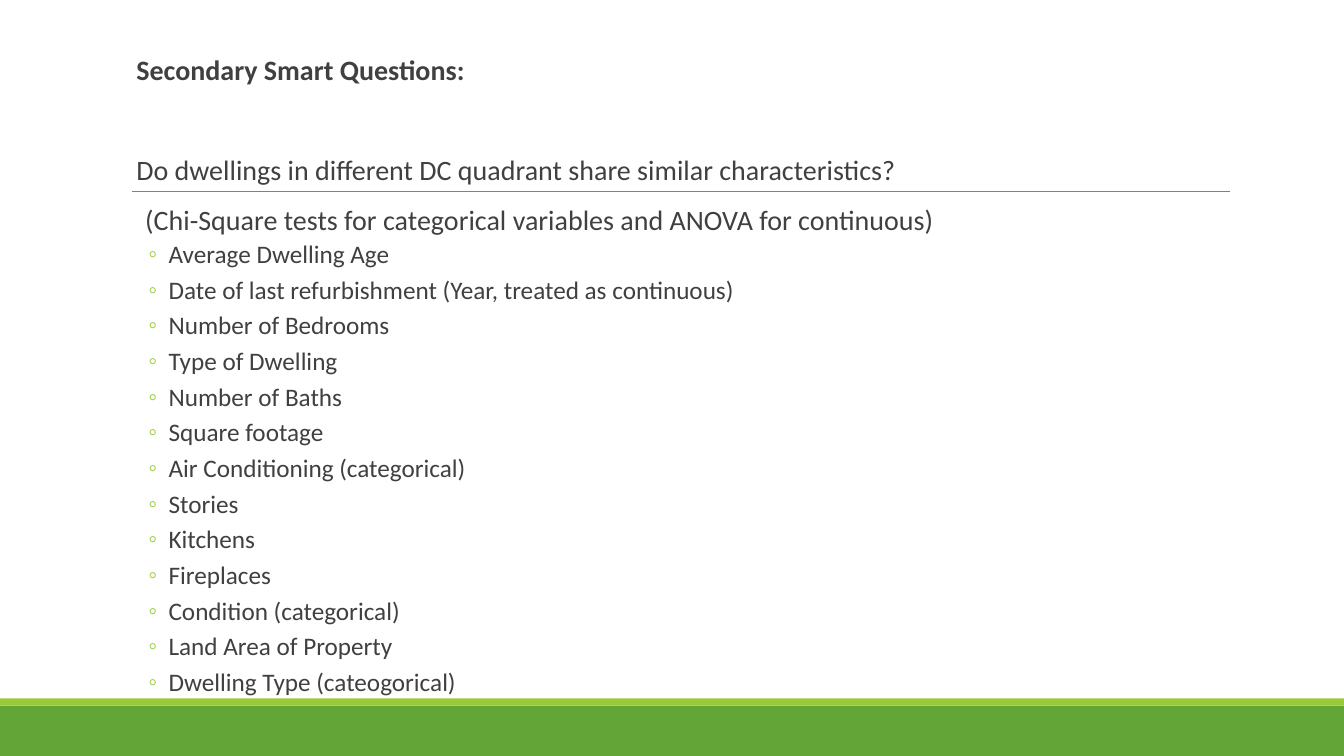
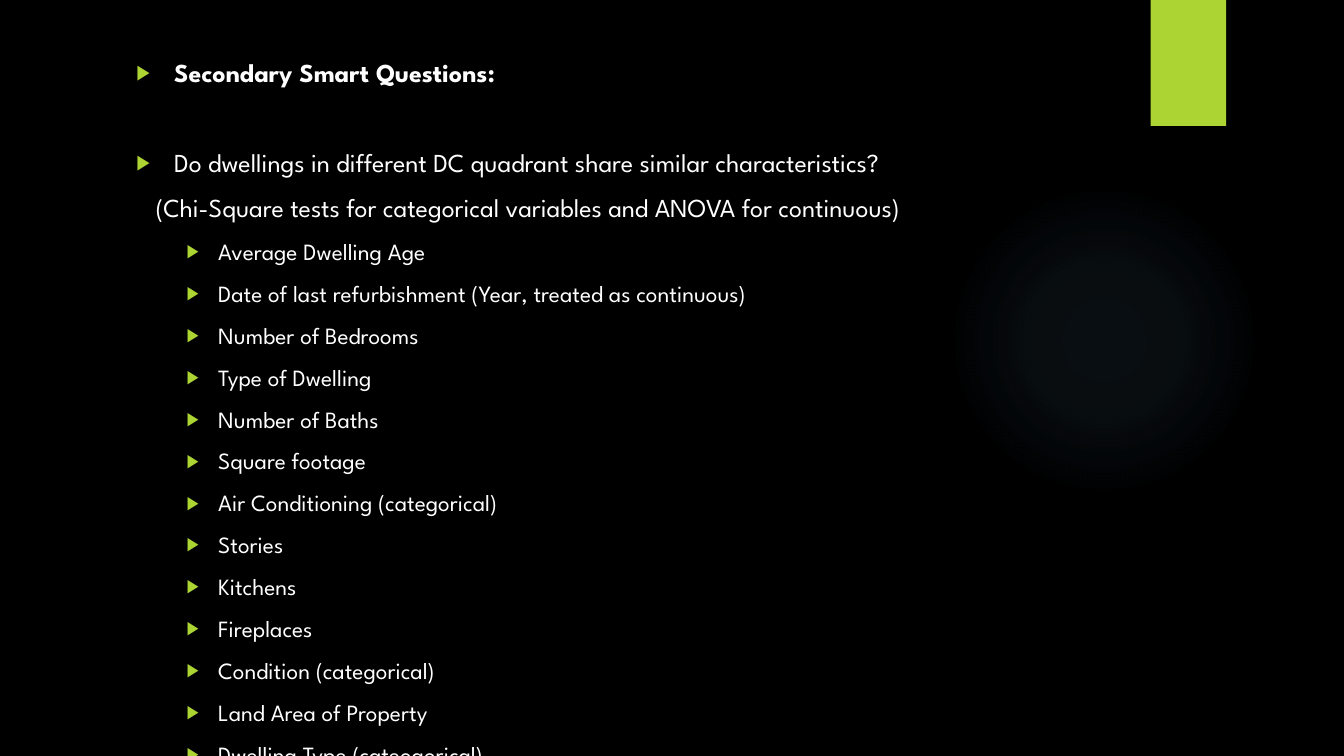
Before and after one commit to crm105/DATS6101_DataScience, a slide deck: slide 3 of eda_project/Dwellings prices in the DC metropolitan area.pptx. Drawn at 1344x756 pixels with LibreOffice and Linux fonts; fonts in the diff are those of the drawing; background and template pictures are left out. Boxes give left, top, right and bottom in pixels: in the first picture for what was removed or moved away, otherwise in the second. Text is boxed around its words. In the diff, an @@ line names an element or a change of style, - is before the commit and + after.

```diff
--- a/eda_project/Dwellings prices in the DC metropolitan area.pptx
+++ b/eda_project/Dwellings prices in the DC metropolitan area.pptx
@@ background #FFFFFF to picture (left out) @@
@@ rectangle added at box(1150, 0, 1226, 126), fill #ACD433 @@
@@ text "Secondary Smart Questions:" at box(156, 64, 899, 726): size 20 to 18.5 pt in "Secondary Smart Questions:", "Do dwellings in different DC quadrant share ...", "(Chi-Square tests for categorical variables and ANOVA ..."; font Calibri to League Spartan, text colour #404040 to #FFFFFF; size 18 to 16.6 pt in "Average Dwelling Age", "Date of last refurbishment (Year, treated as ...", "Number of Bedrooms", "Type of Dwelling" and 9 more places; bullet   to ▶; line spacing 0.9 to 1; less space between paragraphs; bullet colour #99CB38 to #ACD433; bullet ◦ to ▶; more space between paragraphs @@
@@ line removed from (132, 192) to (1231, 192) @@
@@ ellipse added at box(949, 185, 1259, 495), fill gradient #7AC4F0 @@
@@ rectangle removed at box(0, 706, 1344, 756) @@
@@ rectangle removed at box(0, 699, 1344, 706) @@
```
Also in this commit, not shown: 3 other slides changed, 5 slides added.
